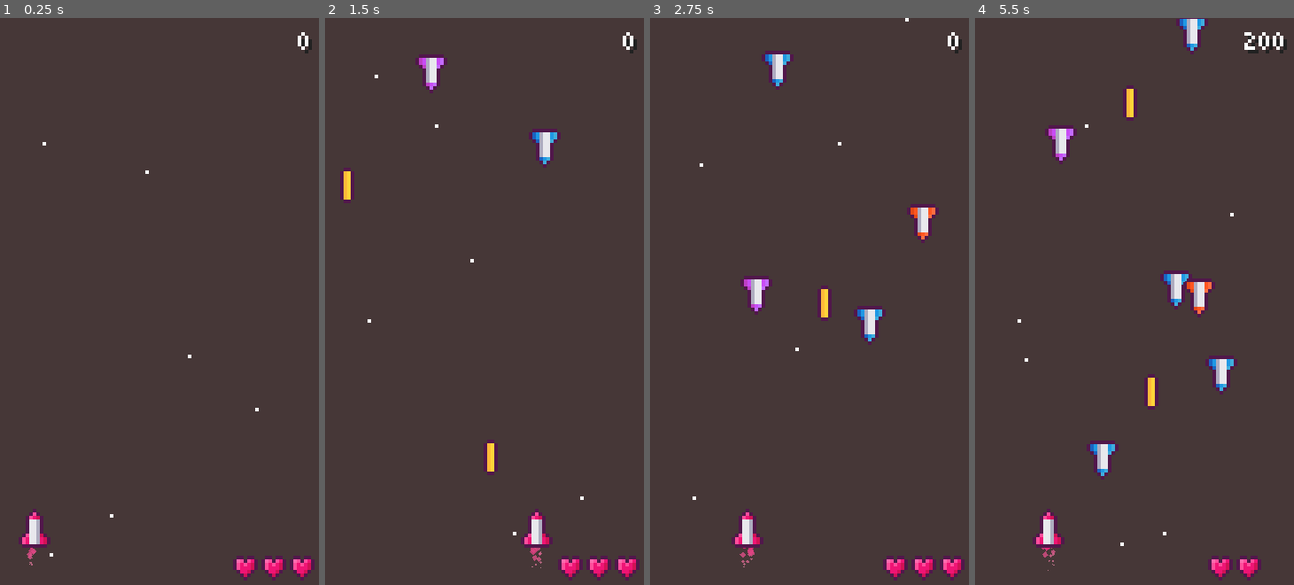
Above: before the commit, frames 1-4 (left to right).
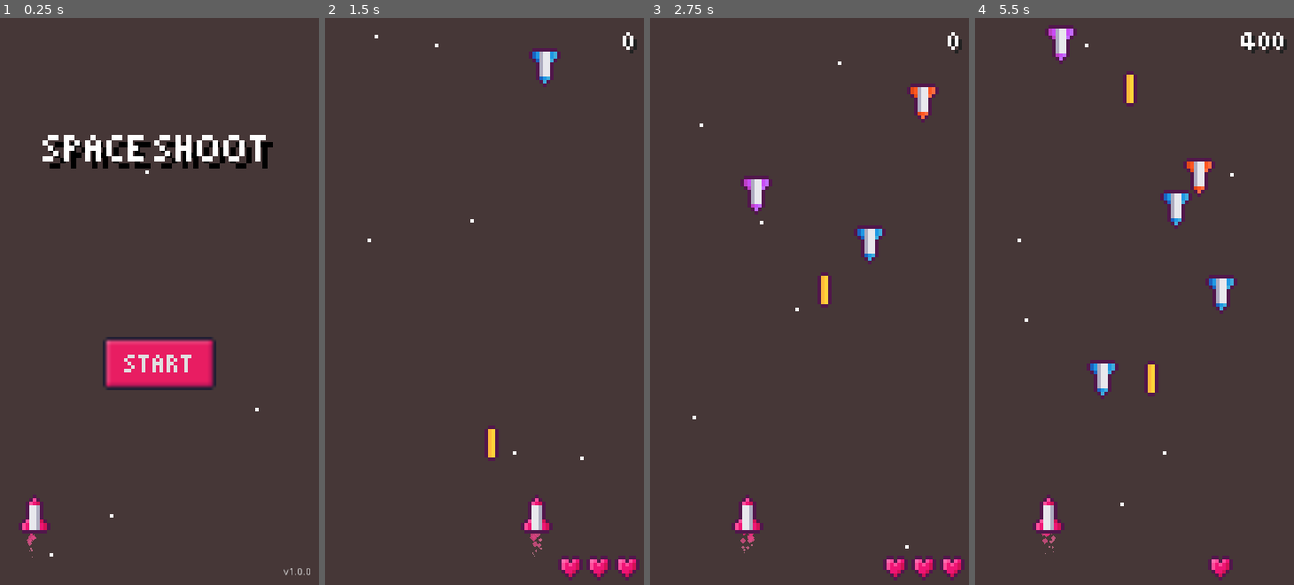
Above: after the commit, the same moments.

Repository: xinyer/game-spaceshooter
Game: Godot game, scene res://scene/Main.tscn
Two runs of this game, one before a commit and one after it. Both use one fixed random seed, a clock stepped at 60 frames per second and the inputs below. Before the commit the project starts from res://scene/World.tscn.
Inputs (mouse positions are in pixels of both pictures, inside the frame that each line leads up to):
- Up to frame 1 (0.25 s): no input
- Up to frame 2 (1.5 s): click (484, 363) at 0.5 s, where only the run after the commit has a clickable "START"; move the mouse to (554, 273) at 1.27 s; press the mouse at (554, 273) at 1.28 s
- Up to frame 3 (2.75 s): move the mouse to (745, 329) at 2.02 s; release the mouse at (745, 329) at 2.03 s; click (745, 329) at 2.1 s
- Up to frame 4 (5.5 s): move the mouse to (1166, 176) at 2.77 s; press the mouse at (1166, 176) at 2.78 s; move the mouse to (1118, 414) at 3.52 s; release the mouse at (1118, 414) at 3.53 s; click (1118, 414) at 3.6 s; move the mouse to (1230, 386) at 4.27 s; press the mouse at (1230, 386) at 4.28 s; move the mouse to (1038, 216) at 5.02 s; release the mouse at (1038, 216) at 5.03 s; click (1038, 216) at 5.1 s

The runs differ from the first frame. In frame 1, 7.0% of the frame differs, in the area x 5-99%, y 2-100%; in frame 2, 2.5%; in frame 3, 3.9%; in frame 4, 6.1%.

Commit message:
Add main scene

Diff:
--- a/project.godot
+++ b/project.godot
@@ -16,7 +16,7 @@
 [application]
 
 config/name="Space Shooter"
-run/main_scene="res://scene/World.tscn"
+run/main_scene="res://scene/Main.tscn"
 config/icon="res://icon.png"
 
 [autoload]
--- /dev/null
+++ b/resource/font12.tres
@@ -0,0 +1,7 @@
+[gd_resource type="DynamicFont" load_steps=2 format=2]
+
+[ext_resource path="res://assets/Font/pixelated.ttf" type="DynamicFontData" id=1]
+
+[resource]
+size = 12
+font_data = ExtResource( 1 )
--- /dev/null
+++ b/scene/Background.tscn
@@ -0,0 +1,43 @@
+[gd_scene load_steps=5 format=2]
+
+[ext_resource path="res://assets/Background/Star_background_1.png" type="Texture" id=1]
+[ext_resource path="res://assets/Background/Star_background_2.png" type="Texture" id=2]
+[ext_resource path="res://assets/Background/Star_background_3.png" type="Texture" id=3]
+[ext_resource path="res://script/ParallaxBackground.gd" type="Script" id=4]
+
+[node name="Background" type="Node"]
+
+[node name="StarBackground1" type="ParallaxBackground" parent="."]
+script = ExtResource( 4 )
+speed = 20
+
+[node name="ParallaxLayer" type="ParallaxLayer" parent="StarBackground1"]
+motion_mirroring = Vector2( 0, 160 )
+
+[node name="Sprite" type="Sprite" parent="StarBackground1/ParallaxLayer"]
+texture = ExtResource( 1 )
+centered = false
+
+[node name="StarBackground2" type="ParallaxBackground" parent="."]
+script = ExtResource( 4 )
+speed = 40
+
+[node name="ParallaxLayer" type="ParallaxLayer" parent="StarBackground2"]
+motion_mirroring = Vector2( 0, 160 )
+
+[node name="Sprite" type="Sprite" parent="StarBackground2/ParallaxLayer"]
+texture = ExtResource( 2 )
+centered = false
+
+[node name="StarBackground3" type="ParallaxBackground" parent="."]
+script = ExtResource( 4 )
+speed = 60
+
+[node name="ParallaxLayer" type="ParallaxLayer" parent="StarBackground3"]
+visible = false
+motion_mirroring = Vector2( 0, 160 )
+
+[node name="Sprite" type="Sprite" parent="StarBackground3/ParallaxLayer"]
+visible = false
+texture = ExtResource( 3 )
+centered = false
--- /dev/null
+++ b/scene/Main.tscn
@@ -0,0 +1,69 @@
+[gd_scene load_steps=8 format=2]
+
+[ext_resource path="res://scene/Background.tscn" type="PackedScene" id=1]
+[ext_resource path="res://scene/Player.tscn" type="PackedScene" id=2]
+[ext_resource path="res://assets/Font/pixelated.ttf" type="DynamicFontData" id=3]
+[ext_resource path="res://theme/theme.tres" type="Theme" id=4]
+[ext_resource path="res://resource/font12.tres" type="DynamicFont" id=5]
+[ext_resource path="res://script/Main.gd" type="Script" id=6]
+
+[sub_resource type="DynamicFont" id=2]
+size = 8
+font_data = ExtResource( 3 )
+
+[node name="Main" type="Control"]
+margin_right = 90.0
+margin_bottom = 160.0
+script = ExtResource( 6 )
+__meta__ = {
+"_edit_use_anchors_": false
+}
+
+[node name="Background" parent="." instance=ExtResource( 1 )]
+
+[node name="Player" parent="." instance=ExtResource( 2 )]
+position = Vector2( 46, 140 )
+
+[node name="StartButton" type="Button" parent="."]
+anchor_left = 0.5
+anchor_top = 0.5
+anchor_right = 0.5
+anchor_bottom = 0.5
+margin_left = -16.0
+margin_top = 10.0
+margin_right = 16.0
+margin_bottom = 25.0
+theme = ExtResource( 4 )
+custom_fonts/font = SubResource( 2 )
+text = "START"
+__meta__ = {
+"_edit_use_anchors_": false
+}
+
+[node name="NameLabel" type="Label" parent="."]
+anchor_left = 0.5
+anchor_top = 0.5
+anchor_right = 0.5
+anchor_bottom = 0.5
+margin_left = -34.0
+margin_top = -50.0
+margin_right = 34.0
+margin_bottom = -36.0
+custom_fonts/font = ExtResource( 5 )
+custom_colors/font_color_shadow = Color( 0, 0, 0, 1 )
+custom_constants/shadow_offset_x = 2
+custom_constants/shadow_offset_y = 2
+text = "SPACE SHOOT"
+align = 1
+valign = 1
+
+[node name="VersionLabel" type="Label" parent="."]
+margin_left = 79.7431
+margin_top = 154.987
+margin_right = 118.743
+margin_bottom = 168.987
+rect_scale = Vector2( 0.2, 0.2 )
+text = "v1.0.0"
+align = 1
+valign = 1
+[connection signal="pressed" from="StartButton" to="." method="_on_StartButton_pressed"]
--- a/scene/World.tscn
+++ b/scene/World.tscn
@@ -6,10 +6,7 @@
 [ext_resource path="res://script/HealthSprite.gd" type="Script" id=4]
 [ext_resource path="res://assets/Font/pixelated.ttf" type="DynamicFontData" id=5]
 [ext_resource path="res://script/UI.gd" type="Script" id=6]
-[ext_resource path="res://assets/Background/Star_background_1.png" type="Texture" id=7]
-[ext_resource path="res://script/ParallaxBackground.gd" type="Script" id=8]
-[ext_resource path="res://assets/Background/Star_background_2.png" type="Texture" id=9]
-[ext_resource path="res://assets/Background/Star_background_3.png" type="Texture" id=10]
+[ext_resource path="res://scene/Background.tscn" type="PackedScene" id=7]
 [ext_resource path="res://scene/ScreenShake.tscn" type="PackedScene" id=11]
 [ext_resource path="res://script/Camera2D.gd" type="Script" id=12]
 
@@ -21,7 +18,7 @@
 script = ExtResource( 2 )
 
 [node name="Player" parent="." instance=ExtResource( 1 )]
-position = Vector2( 46.2487, 143.919 )
+position = Vector2( 46, 140 )
 
 [node name="EnemyTimer" type="Timer" parent="."]
 wait_time = 0.6
@@ -29,6 +26,8 @@
 
 [node name="UI" type="CanvasLayer" parent="."]
 script = ExtResource( 6 )
+
+[node name="Background" parent="UI" instance=ExtResource( 7 )]
 
 [node name="HealthSprite" type="Sprite" parent="UI"]
 position = Vector2( 77.2841, 155.329 )
@@ -53,41 +52,6 @@
 "_edit_use_anchors_": false
 }
 
-[node name="StarBackground1" type="ParallaxBackground" parent="UI"]
-script = ExtResource( 8 )
-speed = 20
-
-[node name="ParallaxLayer" type="ParallaxLayer" parent="UI/StarBackground1"]
-motion_mirroring = Vector2( 0, 160 )
-
-[node name="Sprite" type="Sprite" parent="UI/StarBackground1/ParallaxLayer"]
-texture = ExtResource( 7 )
-centered = false
-
-[node name="StarBackground2" type="ParallaxBackground" parent="UI"]
-script = ExtResource( 8 )
-speed = 40
-
-[node name="ParallaxLayer" type="ParallaxLayer" parent="UI/StarBackground2"]
-motion_mirroring = Vector2( 0, 160 )
-
-[node name="Sprite" type="Sprite" parent="UI/StarBackground2/ParallaxLayer"]
-texture = ExtResource( 9 )
-centered = false
-
-[node name="StarBackground3" type="ParallaxBackground" parent="UI"]
-script = ExtResource( 8 )
-speed = 60
-
-[node name="ParallaxLayer" type="ParallaxLayer" parent="UI/StarBackground3"]
-visible = false
-motion_mirroring = Vector2( 0, 160 )
-
-[node name="Sprite" type="Sprite" parent="UI/StarBackground3/ParallaxLayer"]
-visible = false
-texture = ExtResource( 10 )
-centered = false
-
 [node name="Camera2D" type="Camera2D" parent="."]
 anchor_mode = 0
 current = true
--- /dev/null
+++ b/script/Main.gd
@@ -0,0 +1,7 @@
+extends Control
+
+
+
+func _on_StartButton_pressed():
+	get_tree().change_scene("res://scene/World.tscn")
+	pass
--- /dev/null
+++ b/theme/panelHoverStyleboxTexture.tres
@@ -0,0 +1,11 @@
+[gd_resource type="StyleBoxTexture" load_steps=2 format=2]
+
+[ext_resource path="res://assets/Theme/Panel_hover.png" type="Texture" id=1]
+
+[resource]
+texture = ExtResource( 1 )
+region_rect = Rect2( 0, 0, 8, 8 )
+margin_left = 3.0
+margin_right = 3.0
+margin_top = 3.0
+margin_bottom = 3.0
--- /dev/null
+++ b/theme/panelPressStyleboxTexture.tres
@@ -0,0 +1,11 @@
+[gd_resource type="StyleBoxTexture" load_steps=2 format=2]
+
+[ext_resource path="res://assets/Theme/Panel_press.png" type="Texture" id=1]
+
+[resource]
+texture = ExtResource( 1 )
+region_rect = Rect2( 0, 0, 8, 8 )
+margin_left = 3.0
+margin_right = 3.0
+margin_top = 3.0
+margin_bottom = 3.0
--- /dev/null
+++ b/theme/panelStyleboxTexture.tres
@@ -0,0 +1,11 @@
+[gd_resource type="StyleBoxTexture" load_steps=2 format=2]
+
+[ext_resource path="res://assets/Theme/Panel.png" type="Texture" id=1]
+
+[resource]
+texture = ExtResource( 1 )
+region_rect = Rect2( 0, 0, 8, 8 )
+margin_left = 3.0
+margin_right = 3.0
+margin_top = 3.0
+margin_bottom = 3.0
--- /dev/null
+++ b/theme/theme.tres
@@ -0,0 +1,24 @@
+[gd_resource type="Theme" load_steps=6 format=2]
+
+[ext_resource path="res://assets/Font/pixelated.ttf" type="DynamicFontData" id=1]
+[ext_resource path="res://theme/panelStyleboxTexture.tres" type="StyleBox" id=2]
+[ext_resource path="res://theme/panelPressStyleboxTexture.tres" type="StyleBox" id=3]
+[ext_resource path="res://theme/panelHoverStyleboxTexture.tres" type="StyleBox" id=4]
+
+[sub_resource type="DynamicFont" id=1]
+size = 8
+font_data = ExtResource( 1 )
+
+[resource]
+default_font = SubResource( 1 )
+Button/colors/font_color = Color( 0.88, 0.88, 0.88, 1 )
+Button/colors/font_color_disabled = Color( 0.9, 0.9, 0.9, 0.2 )
+Button/colors/font_color_hover = Color( 0.94, 0.94, 0.94, 1 )
+Button/colors/font_color_pressed = Color( 1, 1, 1, 1 )
+Button/constants/hseparation = 2
+Button/fonts/font = null
+Button/styles/disabled = null
+Button/styles/focus = null
+Button/styles/hover = ExtResource( 4 )
+Button/styles/normal = ExtResource( 2 )
+Button/styles/pressed = ExtResource( 3 )
Not shown: 1 places in scene/World.tscn that only renumber resources
